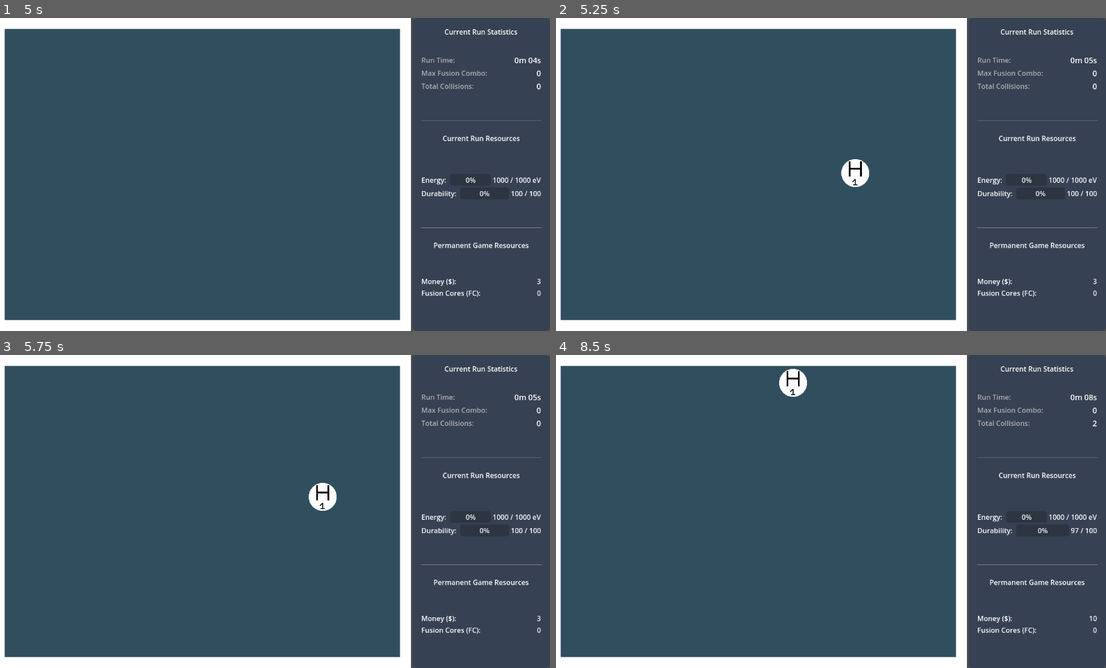
Above: before the commit, frames 1-4 (two rows, left to right).
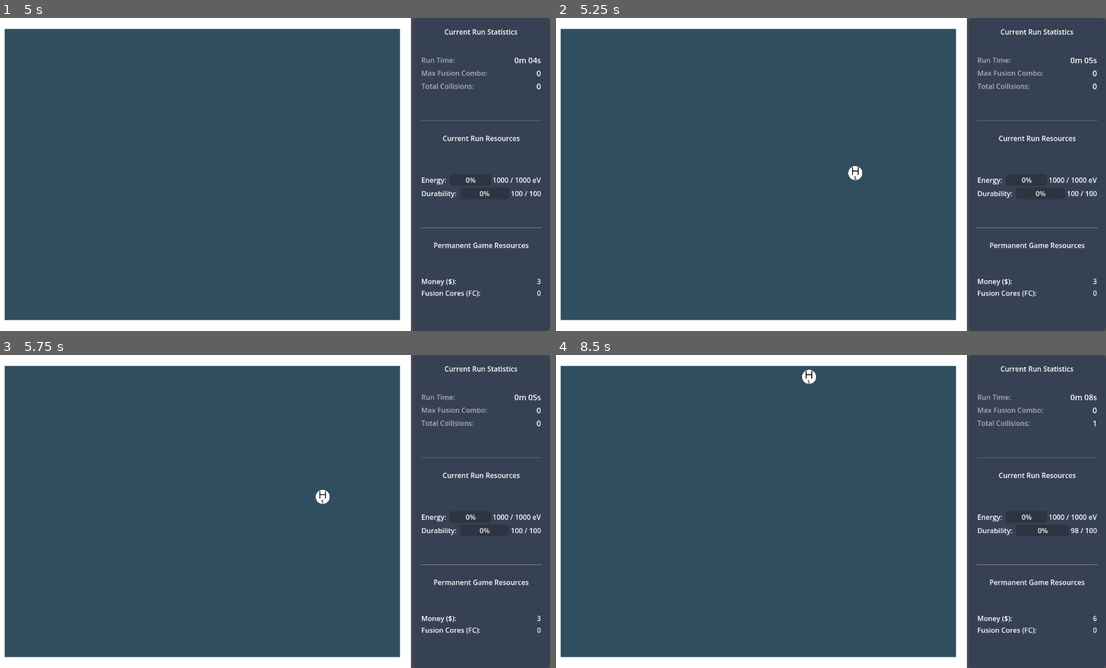
Above: after the commit, the same moments.

Repository: LionelEisenberg/FusionForge
Game: Godot game, scene res://scenes/main/main_game.tscn
Two runs of this game, one before a commit and one after it. Both use one fixed random seed, a clock stepped at 60 frames per second and the inputs below.
Inputs:
- Up to frame 1 (5 s): tap Enter at 0.5, 2, 3.5 s; tap Space at 1.25, 2.75, 4.25 s
- Up to frame 2 (5.25 s): no input
- Up to frame 3 (5.75 s): no input
- Up to frame 4 (8.5 s): no input

Frame 1 is identical in both runs. In frame 2, 0.3% of the frame differs, in the area x 51-58%, y 45-54%; in frame 3, 0.3%; in frame 4, 0.5%, in the area x 40-99%, y 4-86%.

Commit message:
Add element_size var to element
Add element_size property to the element which can be used to upscale / downscale the size of the sprite and collisionbody of the element

Diff:
--- a/scenes/elements/base_element.tscn
+++ b/scenes/elements/base_element.tscn
@@ -20,7 +20,9 @@
 script = ExtResource("1_ph7fr")
 
 [node name="Sprite2D" type="Sprite2D" parent="."]
+unique_name_in_owner = true
 texture = ExtResource("2_tavtf")
 
 [node name="CollisionShape2D" type="CollisionShape2D" parent="."]
+unique_name_in_owner = true
 shape = SubResource("CircleShape2D_lbnuy")
--- a/scripts/elements/element.gd
+++ b/scripts/elements/element.gd
@@ -21,7 +21,15 @@
 @export var element_symbol: String = "H"
 @export var element_mass_amu: float = 1.008 : set = set_element_mass_amu
 @export var element_base_color: Color = Color.CYAN
+@export var element_size: float = 32.0
 @export var override_velocity: Vector2 = Vector2(0, 0)
+
+#-----------------------------------------------------------------------------
+# Node References (Using Scene Unique Names)
+#-----------------------------------------------------------------------------
+
+@onready var _sprite : Sprite2D = %Sprite2D
+@onready var _collision_shape : CollisionShape2D = %CollisionShape2D
 
 #-----------------------------------------------------------------------------
 # Constants
@@ -138,5 +146,15 @@
 # Internal Helper Functions
 #-----------------------------------------------------------------------------
 
+func _apply_element_size() -> void:
+	if _sprite and _sprite.texture:
+		var texture_size: Vector2 = _sprite.texture.get_size()
+		if texture_size.x > 0 and texture_size.y > 0: # Avoid division by zero
+			_sprite.scale = Vector2(element_size, element_size) / texture_size
+
+	if _collision_shape and _collision_shape.shape:
+		var shape : CircleShape2D = _collision_shape.shape
+		shape.radius = element_size / 2.0
+
 func _update_visuals() -> void:
-	pass
+	_apply_element_size()
